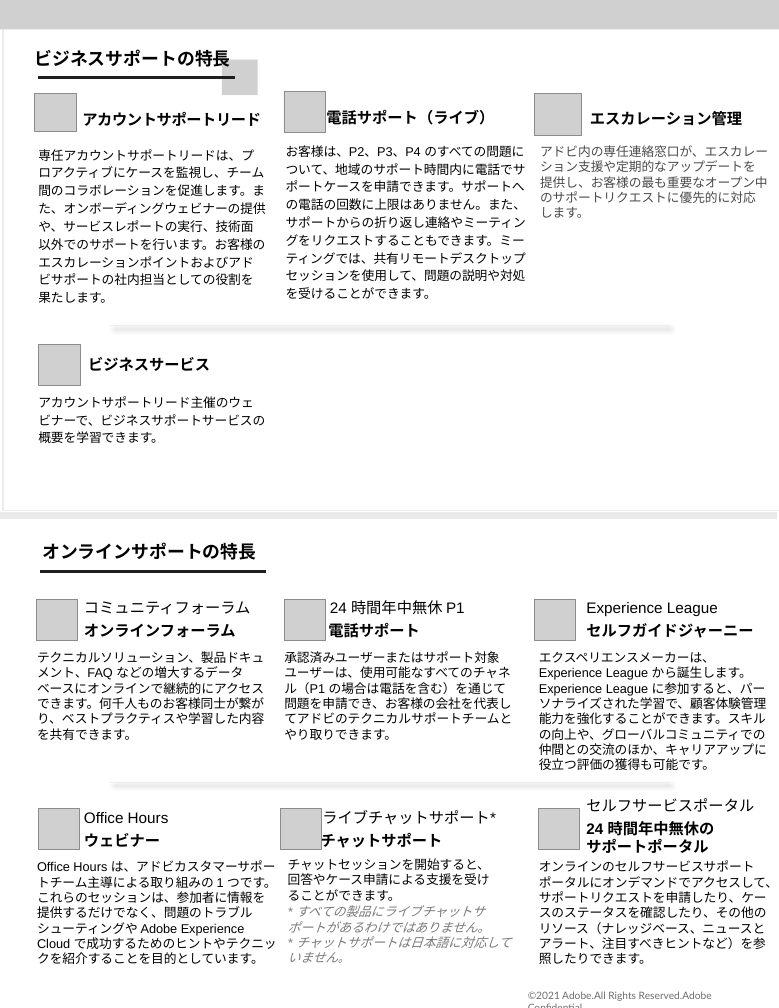
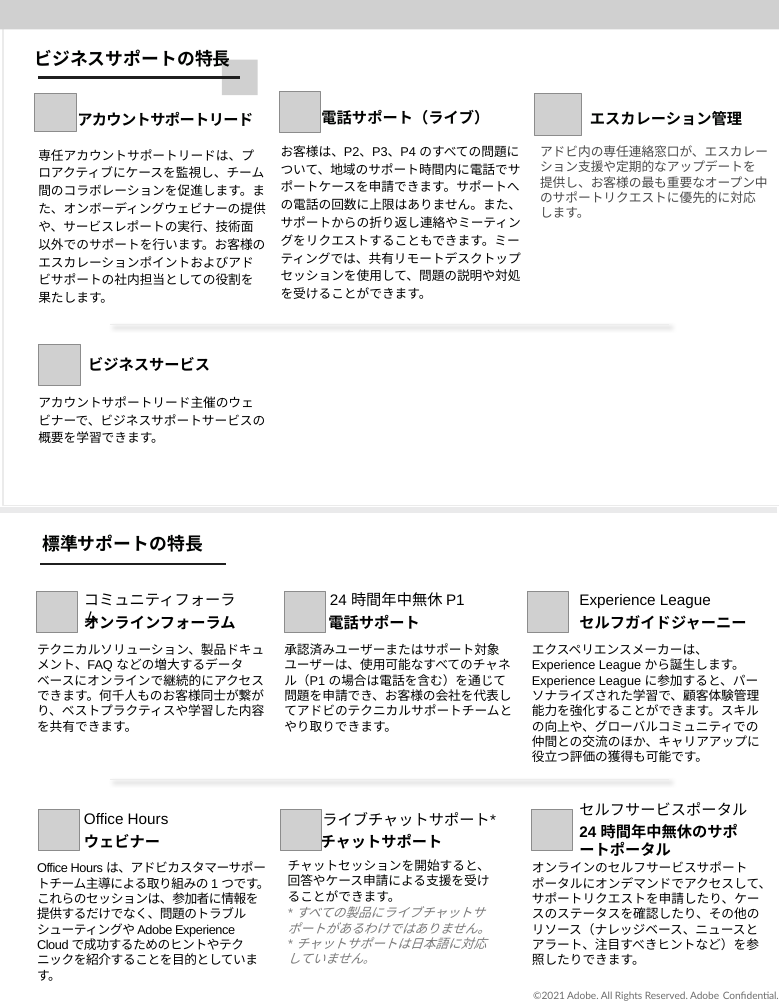
Before and after one commit to AdobeDocs/support-resources.ja-JP, a slide deck: slide 2 of help/data-sheets/assets/BusinessSupportDatasheet.pptx. Drawn at 779x1008 pixels with LibreOffice and Linux fonts; fonts in the diff are those of the drawing; grey boxes stand for pictures; background and template pictures are left out. Boxes give left, top, right and bottom in pixels: in the first picture for what was removed or moved away, otherwise in the second. Text is boxed around its words. In the diff, an @@ line names an element or a change of style, - is before the commit and + after.

```diff
--- a/help/data-sheets/assets/BusinessSupportDatasheet.pptx
+++ b/help/data-sheets/assets/BusinessSupportDatasheet.pptx
@@ freeform shape: place and size @@
-freeform shape at <box>3,0,779,510</box>
+freeform shape at <box>3,0,779,506</box>
@@ freeform shape: place and size @@
-freeform shape at <box>38,78,236,82</box>
+freeform shape at <box>38,78,240,78</box>
@@ text "アカウントサポートリード" at <box>77,112,253,126</box>: letter spacing -0.3 to -0.5 pt @@
@@ 2 pictures, 2 texts, 2 freeform shapes: place and size @@
-2 pictures, 2 texts, 2 freeform shapes at <box>0,516,777,783</box>
+2 pictures, 2 texts, 2 freeform shapes at <box>0,510,777,779</box>
@@ text at <box>42,534,203,552</box>: text changed @@
-オンラインサポートの特長
+標準サポートの特長
@@ freeform shape: place and size @@
-freeform shape at <box>40,572,267,579</box>
+freeform shape at <box>40,564,225,568</box>
@@ text "コミュニティフォーラム" rewrapped from <box>84,601,250,614</box> to <box>84,593,236,628</box> @@
@@ text "24 時間年中無休 P1": place and size @@
-text "24 時間年中無休 P1" at <box>330,600,465,615</box>
+text "24 時間年中無休 P1" at <box>330,592,465,607</box>
@@ picture: place and size @@
-picture at <box>534,599,576,641</box>
+picture at <box>527,592,568,633</box>
@@ text "Experience League": place and size @@
-text "Experience League" at <box>586,602,718,616</box>
+text "Experience League" at <box>579,594,711,608</box>
@@ text "オンラインフォーラム": place and size @@
-text "オンラインフォーラム" at <box>84,623,236,638</box>
+text "オンラインフォーラム" at <box>84,613,236,630</box>
@@ text "電話サポート": place and size @@
-text "電話サポート" at <box>328,623,420,638</box>
+text "電話サポート" at <box>328,615,420,630</box>
@@ text "セルフガイドジャーニー": place and size @@
-text "セルフガイドジャーニー" at <box>586,623,753,638</box>
+text "セルフガイドジャーニー" at <box>579,615,746,630</box>
@@ text "エクスペリエンスメーカーは、Experience League から誕生します。Experience League に参 ...": place and size @@
-text "エクスペリエンスメーカーは、Experience League から誕生します。Experience League に参 ..." at <box>539,652,767,770</box>
+text "エクスペリエンスメーカーは、Experience League から誕生します。Experience League に参 ..." at <box>532,644,760,762</box>
@@ text "セルフサービスポータル": place and size @@
-text "セルフサービスポータル" at <box>586,798,754,812</box>
+text "セルフサービスポータル" at <box>579,802,747,816</box>
@@ text at <box>579,824,738,856</box>: spaces changed @@
-24 時間年中無休の
-サポートポータル
+24 時間年中無休のサポ
+ートポータル
@@ text "Office Hours は、アドビカスタマーサポートチーム主導による取り組みの 1 つです。これらのセッションは、参加 ..." at <box>37,861,269,965</box>: letter spacing 0 to -0.3 pt @@
@@ text at <box>288,859,491,964</box>: spaces changed @@
-チャットセッションを開始すると、
-回答やケース申請による支援を受け
-ることができます。
-* すべての製品にライブチャットサ
-ポートがあるわけではありません。
-* チャットサポートは日本語に対応していません。
+チャットセッションを開始すると、回答やケース申請による支援を受けることができます。
+* すべての製品にライブチャットサポートがあるわけではありません。
+* チャットサポートは日本語に対応していません。
@@ 3 texts, 2 pictures: place and size @@
-3 texts, 2 pictures at <box>284,92,778,964</box>
+3 texts, 2 pictures at <box>279,92,771,965</box>
@@ text at <box>533,991,779,1001</box>: spaces changed @@
-©2021 Adobe.All Rights Reserved.Adobe Confidential.
+©2021 Adobe. All Rights Reserved. Adobe Confidential.
```
Also in this commit, not shown: 2 other slides changed, 7 other files.
